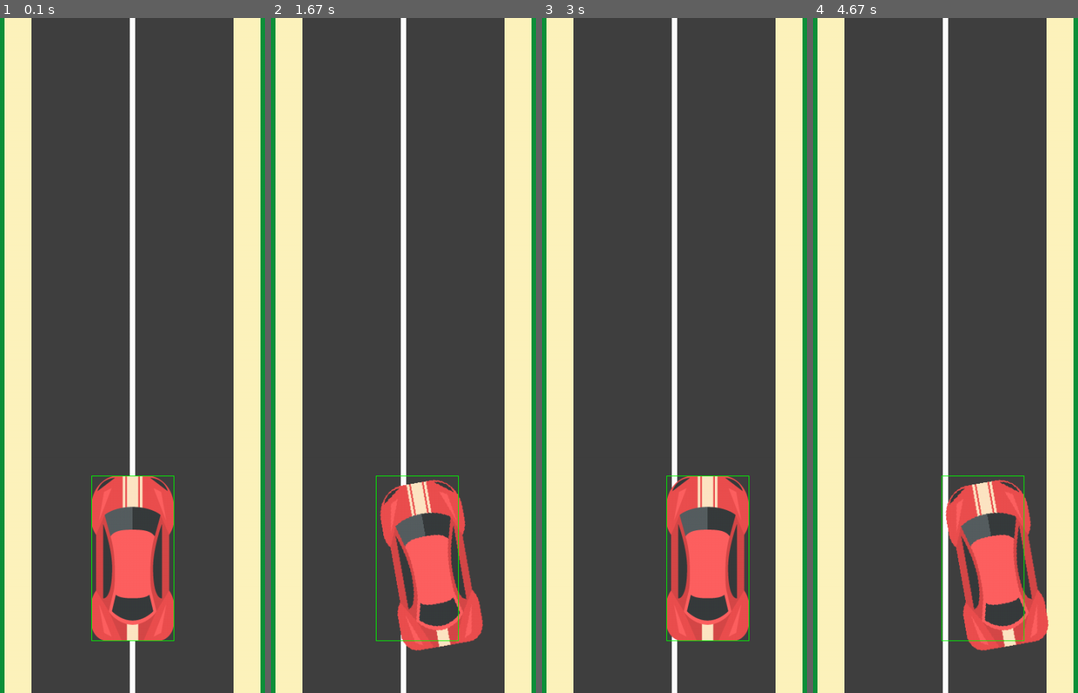
Above: before the commit, frames 1-4 (left to right).
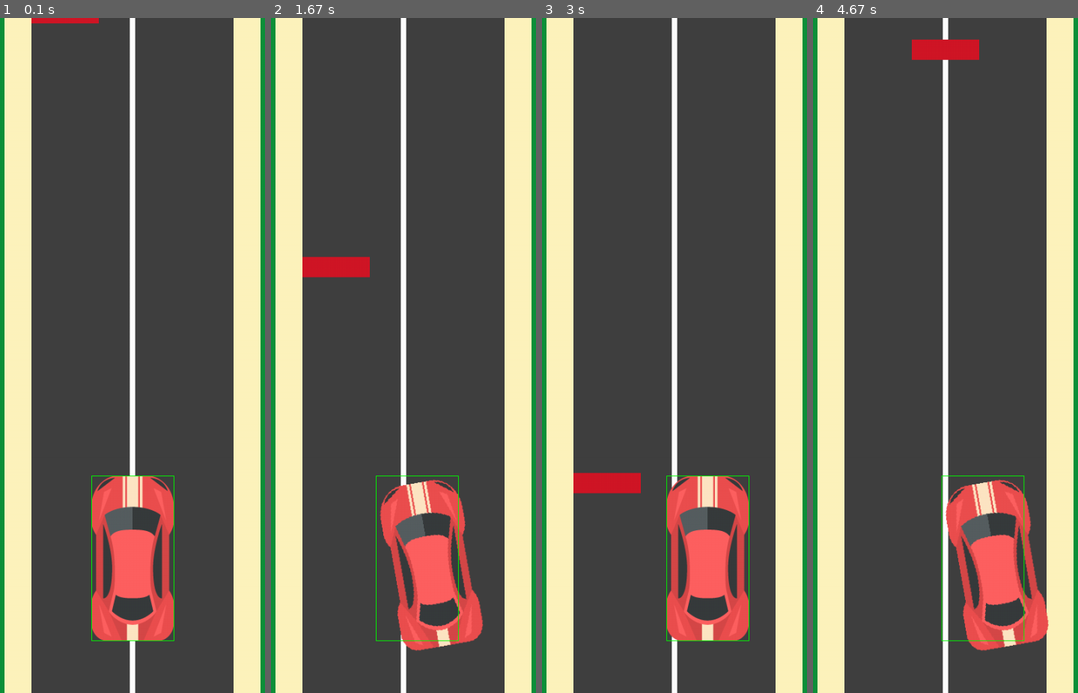
Above: after the commit, the same moments.

Repository: 100ballovby/tuesday_start_2122
Game: pygame game, started from 23_lesson_1503/03_racing_paddle_visual.py
Same seed, same stepped clock (60 frames per second), same inputs: the game is played once before the commit and once after it.
Inputs:
- Up to frame 1 (0.1 s): no input
- Up to frame 2 (1.67 s): hold Right 0.33-0.8 s; hold Right 0.83-1.3 s; hold Left from 1.33 s (still down)
- Up to frame 3 (3 s): release Left at 1.87 s; hold Left 1.9-2.3 s; hold Right 2.33-2.97 s
- Up to frame 4 (4.67 s): hold Left 3-3.47 s; hold Right 3.5-3.97 s; hold Right 4-4.47 s; hold Left from 4.5 s (still down)

The runs differ from the first frame. In frame 1, 0.2% of the frame differs, in the area x 11-38%, y 0-1%; in frame 2, 0.8%, in the area x 11-38%, y 35-39%; in frame 3, 0.8%; in frame 4, 0.8%.

Commit message:
Adding paddle

Diff:
--- a/23_lesson_1503/03_racing_paddle_visual.py
+++ b/23_lesson_1503/03_racing_paddle_visual.py
@@ -1,5 +1,6 @@
 import pygame as pg
 from pygame.draw import rect, aaline
+import random as r
 
 
 def moving(obj, speed, l_side, r_side):
@@ -35,6 +36,7 @@
 road = pg.Rect(170, 0, 300, H)
 border_left = pg.Rect(130, 0, 40, H)
 border_right = pg.Rect(470, 0, 40, H)
+paddle = pg.Rect(170, -30, 100, 30)
 
 img = pg.image.load('car.png').convert_alpha()  # загружаю и импортирую в проект картинку машины
 img_rect = img.get_rect()  # превращаю картинку в игровой объект
@@ -74,6 +76,7 @@
     rect(screen, SAND, border_left)  # левая обочина
     rect(screen, SAND, border_right)  # правая обочина
     rect(screen, WHITE, [316, 0, 8, H])  # линия разметки дороги
+    rect(screen, RED, paddle)  # препятствие
 
     screen.blit(car, car_rect)  # отображаю картинку с машиной
     rect(screen, (255, 0, 0), img_rect, 1)  # технические блоки, потом удалим
@@ -82,3 +85,14 @@
 
     # Game logic
     moving(car_rect, car_speed, border_left, border_right)
+    paddle.y += 8
+
+    if paddle.top >= H:  # если препятствие упало вниз
+        x = r.randint(1, 3)  # сгенерировать случайное число
+        paddle.y = -40  # поднять препятствие наверх
+        if x == 1:
+            paddle.x = 170  # первая дорожка
+        elif x == 2:
+            paddle.x = 270  # вторая дорожка
+        else:
+            paddle.x = 370  # третья дорожка
